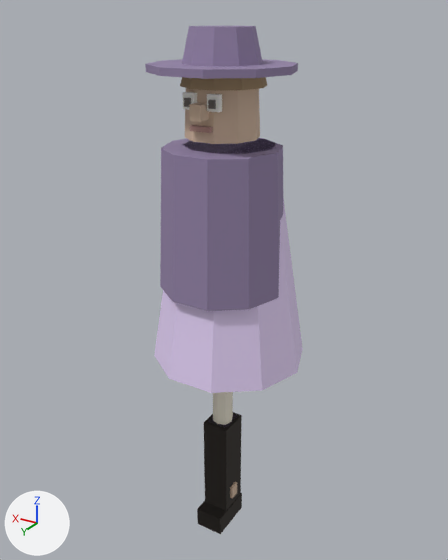
Two versions of the glTF model art/blender/npc_sable.glb, one commit apart.
Rendered twice from a camera (50 mm lens) standing at (-1.33, 2.2, 1.86) and looking at (0.04, -0.09, 0.71). Lighting does not change. The marker at lower left points along +X, +Y and +Z. The older version comes first. Vertices at exactly the same position are counted once.

Script lines for the objects in view, before the commit:
```python
me_hair = bpy.data.meshes.new('Hair')
me_hair.from_pydata(...)  # a 10-sided cut cone along z (radius 0.175 at the low end, 0.149 at the high end) spanning x -0.175..0.175, y -0.178..0.154, z 1.59..1.69
me_hair.materials.append(mat_hairc)  # beige #ad9471
me_hatcrown = bpy.data.meshes.new('HatCrown')
me_hatcrown.from_pydata(...)  # a 10-sided cut cone along z (radius 0.16 at the low end, 0.128 at the high end) spanning x -0.16..0.16, y -0.152..0.152, z 1.67..1.81
me_hatcrown.materials.append(mat_cloth)  # greyish purple #9483a7
me_head = bpy.data.meshes.new('Head')
me_head.from_pydata(...)  # a 10-sided cut cone along z (radius 0.155 at the low end, 0.143 at the high end) spanning x -0.155..0.155, y -0.147..0.147, z 1.39..1.65
me_head.materials.append(mat_skin)  # beige #d4b8a0
me_mouth = bpy.data.meshes.new('Mouth')
me_mouth.from_pydata(...)  # a box spanning x -0.045..0.045, y 0.15..0.17, z 1.435..1.455
me_mouth.materials.append(mat_mouth)  # pink #b38981
me_nose = bpy.data.meshes.new('Nose')
me_nose.from_pydata(...)  # a box spanning x -0.025..0.025, y 0.14..0.2, z 1.48..1.54
me_nose.materials.append(mat_skin)  # beige #d4b8a0
ob_hair = bpy.data.objects.new('Hair', me_hair)
ob_hair.location = (0.0, 0.0, 0.0)
ob_hatcrown = bpy.data.objects.new('HatCrown', me_hatcrown)
ob_hatcrown.location = (0.0, 0.0, 0.0)
ob_head = bpy.data.objects.new('Head', me_head)
ob_head.location = (0.0, 0.0, 0.0)
ob_mouth = bpy.data.objects.new('Mouth', me_mouth)
ob_mouth.location = (0.0, 0.0, 0.0)
ob_nose = bpy.data.objects.new('Nose', me_nose)
ob_nose.location = (0.0, 0.0, 0.0)
# also in view: 'Cloak' at (0.0, -0.06, 0.85); 'HatBrim' at (0.0, 0.0, 1.66); 'BootR' at (0.0, 0.03, -0.55); 'PropMap' at (0.0, 0.0, 0.0); 'LimbLegR' at (0.0, 0.0, -0.25)
```
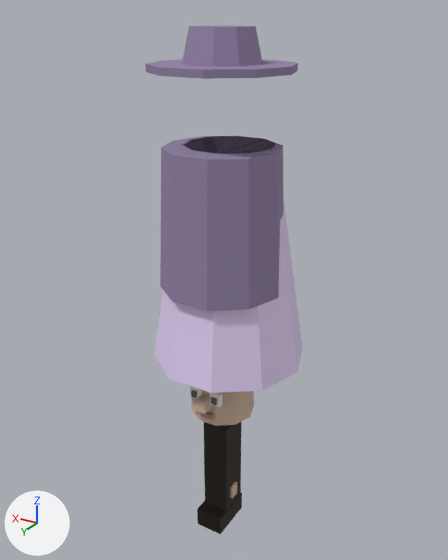
What differs and where, as boxes [x1, y1, x2, y2] in the pictures (448 x 560 px):
'Head', moved
    before: [185, 88, 260, 144]
    after: [191, 390, 254, 426]
'Hair', moved (not visible afterwards)
    before: [180, 77, 267, 91]
'Nose', moved
    before: [189, 103, 209, 122]
    after: [196, 394, 212, 414]
'Mouth', moved
    before: [190, 125, 212, 133]
    after: [196, 411, 214, 420]

Edits to the bpy script that builds the scene:
```text
Change me_head:
    used by ob_head; location = (0.0, 0.0, 0.0)
    remove me_head.from_pydata(...)  # 20 vertices, 36 faces; spans x -0.155..0.155, y -0.147..0.147, z 1.39..1.65
    add me_head.from_pydata(...)  # 20 vertices, 36 faces; spans x -0.155..0.155, y -0.147..0.147, z 0.07..0.33
    me_head part 1: the whole mesh is moved by (0.0, 0.0, -1.32)
Change me_nose:
    used by ob_nose; location = (0.0, 0.0, 0.0)
    remove me_nose.from_pydata(...)  # 8 vertices, 12 faces; spans x -0.025..0.025, y 0.14..0.2, z 1.48..1.54
    add me_nose.from_pydata(...)  # 8 vertices, 12 faces; spans x -0.025..0.025, y 0.14..0.2, z 0.16..0.22
    me_nose part 2: the whole mesh is moved by (0.0, 0.0, -1.32)
Change me_mouth:
    used by ob_mouth; location = (0.0, 0.0, 0.0)
    remove me_mouth.from_pydata(...)  # 8 vertices, 12 faces; spans x -0.045..0.045, y 0.15..0.17, z 1.435..1.455
    add me_mouth.from_pydata(...)  # 8 vertices, 12 faces; spans x -0.045..0.045, y 0.15..0.17, z 0.115..0.135
    me_mouth part 3: the whole mesh is moved by (0.0, 0.0, -1.32)
Change me_hair:
    used by ob_hair; location = (0.0, 0.0, 0.0)
    remove me_hair.from_pydata(...)  # 20 vertices, 36 faces; spans x -0.175..0.175, y -0.178..0.154, z 1.59..1.69
    add me_hair.from_pydata(...)  # 20 vertices, 36 faces; spans x -0.175..0.175, y -0.178..0.154, z 0.27..0.37
    me_hair part 4: the whole mesh is moved by (0.0, 0.0, -1.32)
```
